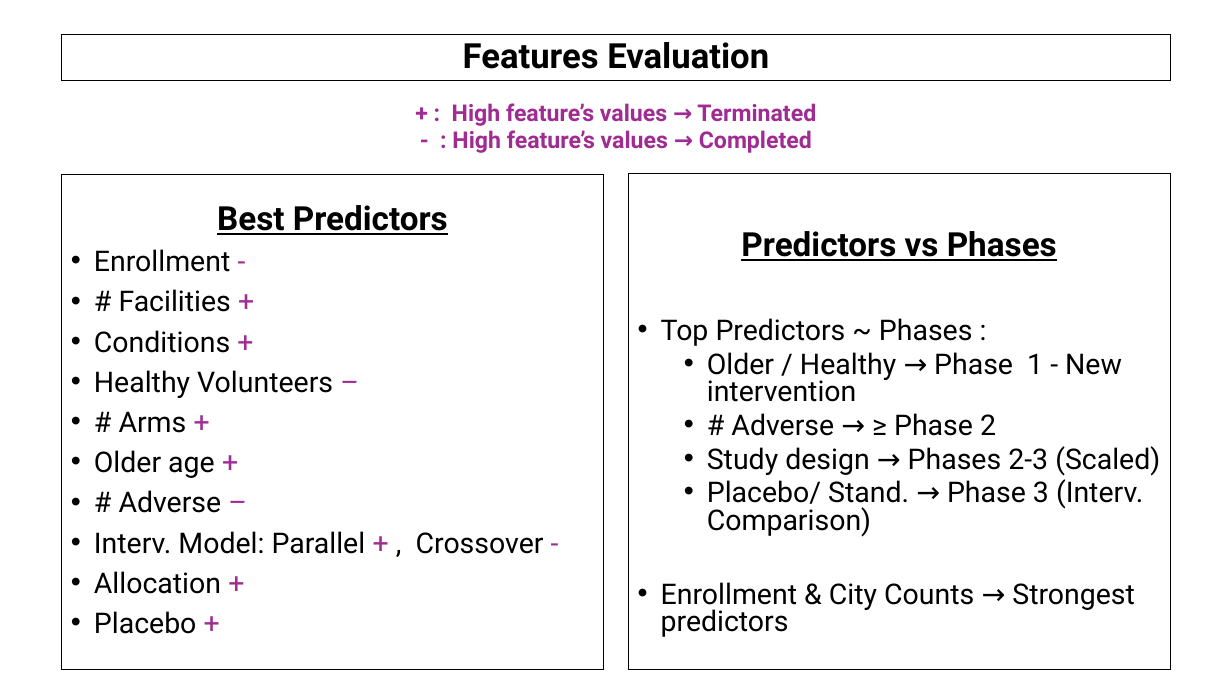
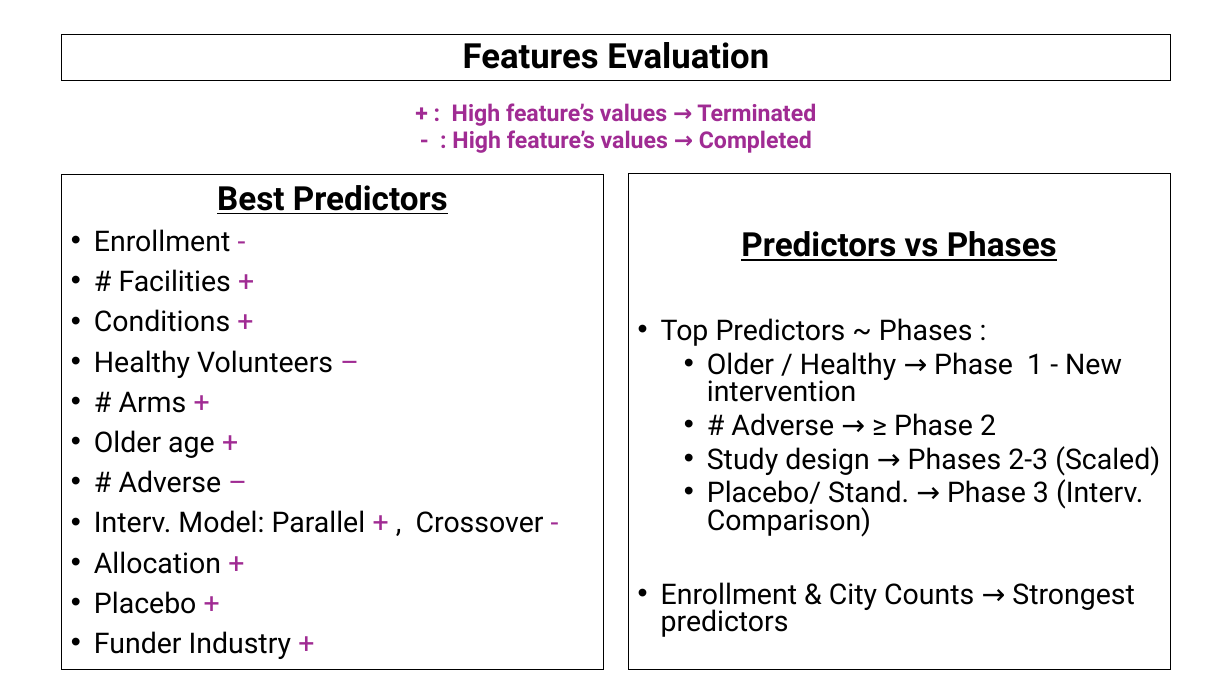
Before and after one commit to AndreouEugenia/Thesis, a slide deck: slide 21 of Thesis_Presentation.pptx. Drawn at 1232x693 pixels with LibreOffice and Linux fonts; fonts in the diff are those of the drawing; background and template pictures are left out. Boxes give left, top, right and bottom in pixels: in the first picture for what was removed or moved away, otherwise in the second. Text is boxed around its words. In the diff, an @@ line names an element or a change of style, - is before the commit and + after.

```diff
--- a/Thesis_Presentation.pptx
+++ b/Thesis_Presentation.pptx
@@ text at bbox=[94, 631, 292, 659]: paragraph added @@
+• Funder Industry +
```
Also in this commit, not shown: 2 other slides changed, 4 other files.
